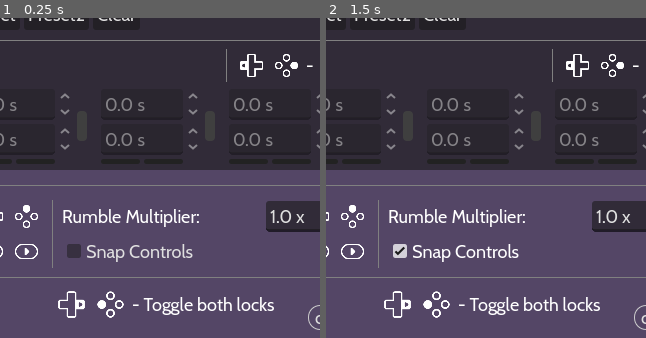
Above: before the commit, frames 1-2 (left to right).
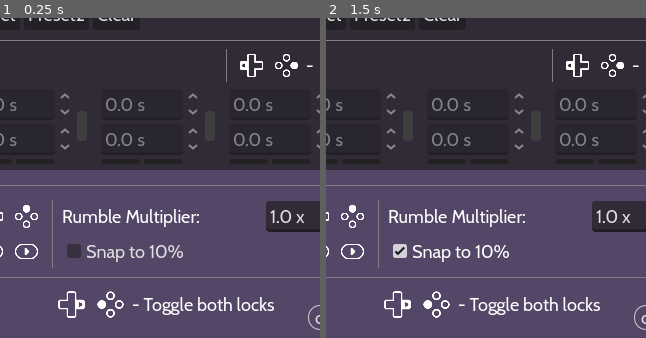
Above: after the commit, the same moments.

Repository: leosefcik/controller-rumble-tool
Game: Godot game, scene res://main.tscn
Two runs of this game, one before a commit and one after it. Both use one fixed random seed, a clock stepped at 60 frames per second and the inputs below.
Inputs:
- Up to frame 1 (0.25 s): no input
- Up to frame 2 (1.5 s): click "All" at 0.5 s; click "Snap Controls" (after the commit: "Snap to 10%") at 1.25 s
The pictures show only the part of the screen within x 42-92%, y 50-100%; the shares and areas given below are measured in that part.

The runs differ from the first frame. In frame 1, 0.5% of the frame differs, in the area x 40-61%, y 70-75%; in frame 2, 0.5%.

Commit message:
snap, couple and sensitivity in Program Mode
- Fixed controller rumble persisting after turning off "All" checkbox (adding a stop_vibrations() to Settings)
- Changed the Snap Controls setting to Snap to 10%, snapping the final power instead of the input
- Fixed sensitivity not affecting Program Mode
- Made Couple Motors equalize the two desired values in Program Mode for consistency

Diff:
--- a/main.tscn
+++ b/main.tscn
@@ -621,6 +621,7 @@
 max_value = 4.0
 step = 0.1
 value = 1.0
+exp_edit = true
 
 [node name="Program Mode" type="TabBar" parent="UI/MainVBox/ModeTabs" node_paths=PackedStringArray("PATTERN_MAKER", "UI")]
 layout_mode = 2
@@ -821,6 +822,7 @@
 custom_minimum_size = Vector2(10, 30)
 layout_mode = 2
 size_flags_vertical = 4
+tooltip_text = "WIP Feature"
 focus_behavior_recursive = 1
 theme_type_variation = &"FlipButton"
 toggle_mode = true
@@ -882,6 +884,7 @@
 custom_minimum_size = Vector2(10, 30)
 layout_mode = 2
 size_flags_vertical = 4
+tooltip_text = "WIP Feature"
 focus_behavior_recursive = 1
 theme_type_variation = &"FlipButton"
 toggle_mode = true
@@ -941,6 +944,7 @@
 custom_minimum_size = Vector2(10, 30)
 layout_mode = 2
 size_flags_vertical = 4
+tooltip_text = "WIP Feature"
 focus_behavior_recursive = 1
 theme_type_variation = &"FlipButton"
 toggle_mode = true
@@ -1000,6 +1004,7 @@
 custom_minimum_size = Vector2(10, 30)
 layout_mode = 2
 size_flags_vertical = 4
+tooltip_text = "WIP Feature"
 focus_behavior_recursive = 1
 theme_type_variation = &"FlipButton"
 toggle_mode = true
@@ -1154,8 +1159,8 @@
 [node name="SnapControls" type="CheckBox" parent="UI/MainVBox/SettingsBox/HBoxContainer3/VBoxContainer2"]
 layout_mode = 2
 size_flags_horizontal = 3
-tooltip_text = "Snap the controls to increments of 10%"
-text = "Snap Controls"
+tooltip_text = "Snaps the power output to increments of 10%"
+text = "Snap to 10%"
 
 [node name="B2" type="HSeparator" parent="UI/MainVBox"]
 layout_mode = 2
--- a/script/analog_mode.gd
+++ b/script/analog_mode.gd
@@ -78,10 +78,6 @@
 	weak_desired = maxf(weak_desired, %WeakSliderAnalog.value)
 	strong_desired = maxf(strong_desired, %StrongSliderAnalog.value)
 
-	if Settings.incremented:
-		strong_desired = snappedf(strong_desired, 0.1)
-		weak_desired = snappedf(weak_desired, 0.1)
-
 
 func _process_power(delta: float) -> void:
 	if not Settings.weak_locked:
@@ -95,6 +91,10 @@
 			strong_power = strong_desired
 		else:
 			strong_power = move_toward(strong_power, strong_desired, delta*velocity_mode_speed)
+
+	if Settings.incremented:
+		weak_power = snappedf(weak_power, 0.1)
+		strong_power = snappedf(strong_power, 0.1)
 
 
 
--- a/script/program_mode.gd
+++ b/script/program_mode.gd
@@ -105,6 +105,10 @@
 	else:
 		strong_power = strong_desired
 
+	if Settings.incremented:
+		weak_power = snappedf(weak_power, 0.1)
+		strong_power = snappedf(strong_power, 0.1)
+
 	Settings.rumble(weak_power, strong_power)
 	UI.update_power_gauges(weak_power, strong_power)
 
@@ -185,6 +189,8 @@
 	if Settings.joystick_enabled:
 		left_axis = Input.get_axis("decrease_rumble_left", "increase_rumble_left")
 		right_axis = Input.get_axis("decrease_rumble_right", "increase_rumble_right")
+		left_axis = clampf(left_axis / Settings.control_sensitivty, -1.0, 1.0)
+		right_axis = clampf(right_axis / Settings.control_sensitivty, -1.0, 1.0)
 
 	# Mapping the controls
 	if Settings.coupled:
@@ -212,9 +218,13 @@
 	if visible:
 		if event.is_action_pressed("pause_resume_rumble"):
 			%PlayPause.button_pressed = !%PlayPause.button_pressed
-		if event.is_action_pressed("flip_desired_values"):
+		elif event.is_action_pressed("flip_desired_values"):
 			_flip_desired_values()
 			%FlipControls.button_pressed = !%FlipControls.button_pressed
+		elif event.is_action_pressed("couple_motors"):
+			var big := maxf(weak_desired, strong_desired)
+			weak_desired = big
+			strong_desired = big
 
 
 ### UI
--- a/script/settings.gd
+++ b/script/settings.gd
@@ -59,6 +59,11 @@
 	return fix
 
 
+# Stop vibrations so controllers dont vibrate when ID changed
+func stop_vibrations() -> void:
+	for i in range(CONTROLLER_ID_RANGE):
+		Input.stop_joy_vibration(i)
+
 
 # Rumble function called from other nodes
 func rumble(weak_power: float, strong_power: float) -> void:
--- a/script/ui.gd
+++ b/script/ui.gd
@@ -78,6 +78,7 @@
 	Settings.control_all_ids = toggled_on
 	if toggled_on: %ControllerIdBox.editable = false
 	else: %ControllerIdBox.editable = true
+	Settings.stop_vibrations()
 
 	# this is changed so the label update in _on_controller_check_timer_timeout() triggers
 	Settings.controller_name = "asdfasf"
